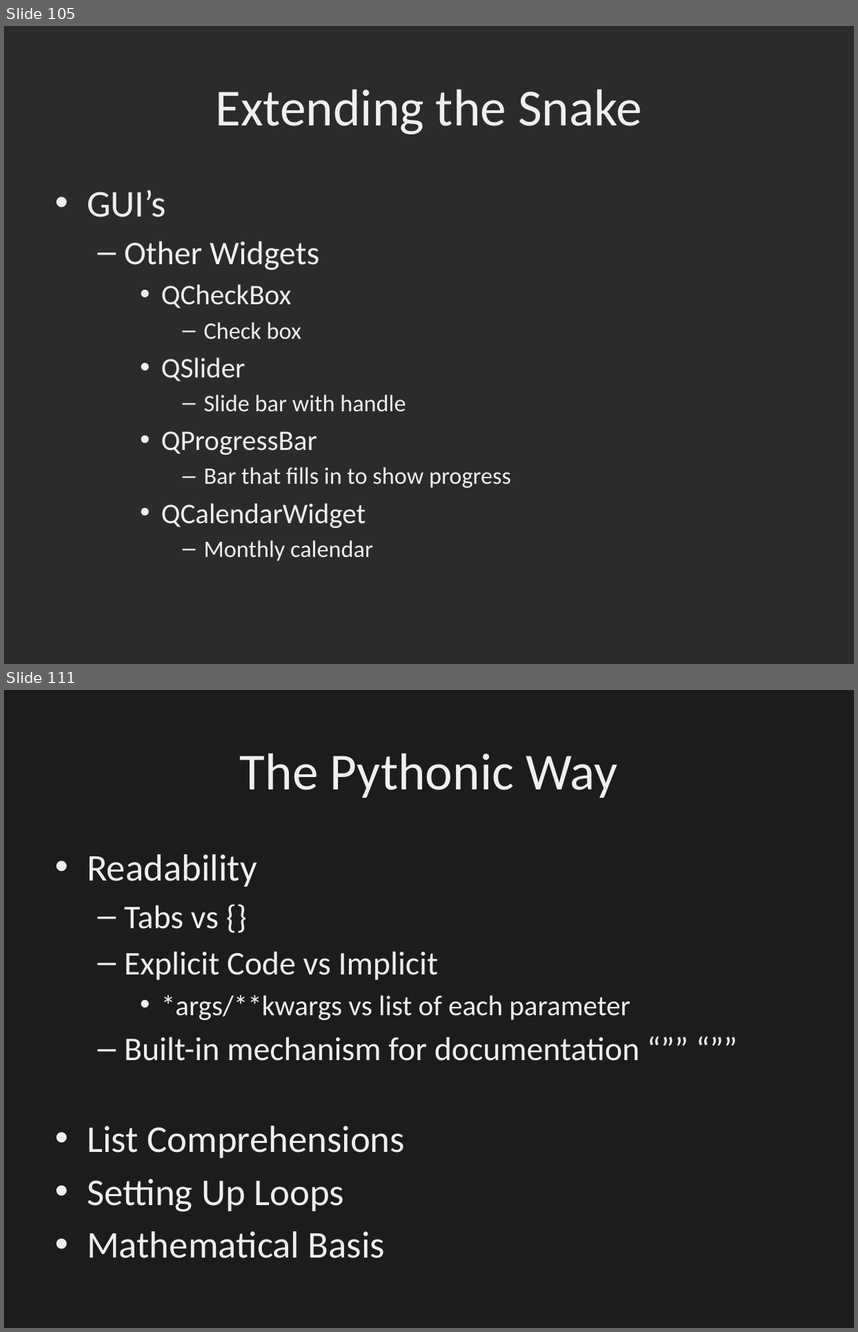
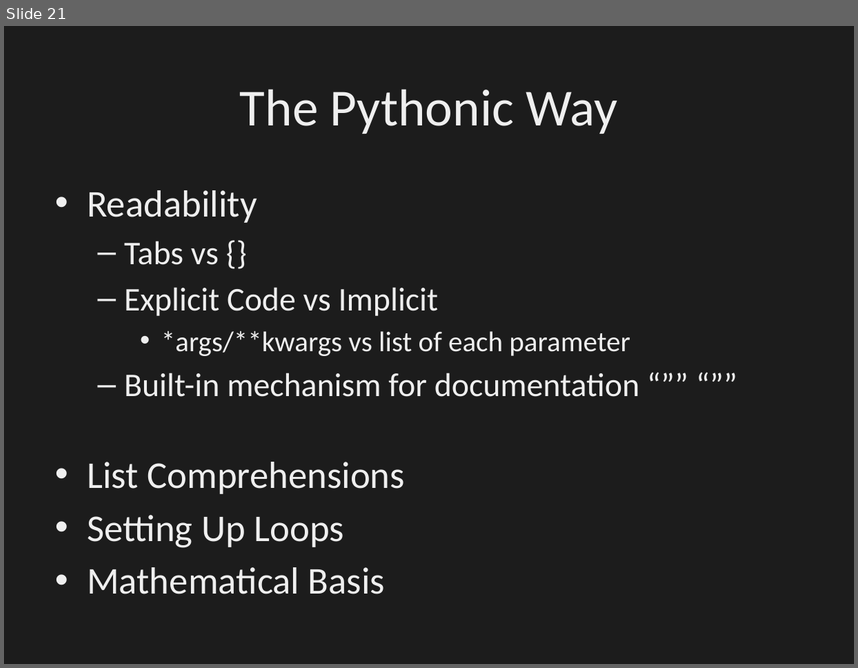
Before and after one commit to dbowmans46/PracticalProgramming, a slide deck: Session 7 - Python/Instructional Material/Session 7 - Python.pptx. Shown one above the other, each under a label of ours: slides 105 and 111 before the commit, slide 21 after it; the slides between them are not shown. The pictures are 858x1332 and 858x668 pixels, drawn with LibreOffice and Linux fonts; fonts in the diff are those of the drawing; background and template pictures are left out; a plain dark background stands for a picture behind light text. Boxes give left, top, right and bottom in pixels: in the first picture for what was removed or moved away, otherwise in the second. Text is boxed around its words. In the diff, an @@ line names an element or a change of style, - is before the commit and + after.

```diff
--- a/Session 7 - Python/Instructional Material/Session 7 - Python.pptx
+++ b/Session 7 - Python/Instructional Material/Session 7 - Python.pptx
@@ slide 105 removed at [4, 26, 854, 664], background picture (left out) @@
@@ title removed at [215, 89, 642, 134] @@
-Extending the Snake
@@ text removed at [87, 190, 511, 561] @@
-• GUI’s
-  – Other Widgets
-    • QCheckBox
-      – Check box
-    • QSlider
-      – Slide bar with handle
-    • QProgressBar
-      – Bar that fills in to show progress
-    • QCalendarWidget
-      – Monthly calendar
@@ what was slide 111 is now slide 21 @@
```
Also in this commit, not shown: 94 other slides removed, 9 other files.
